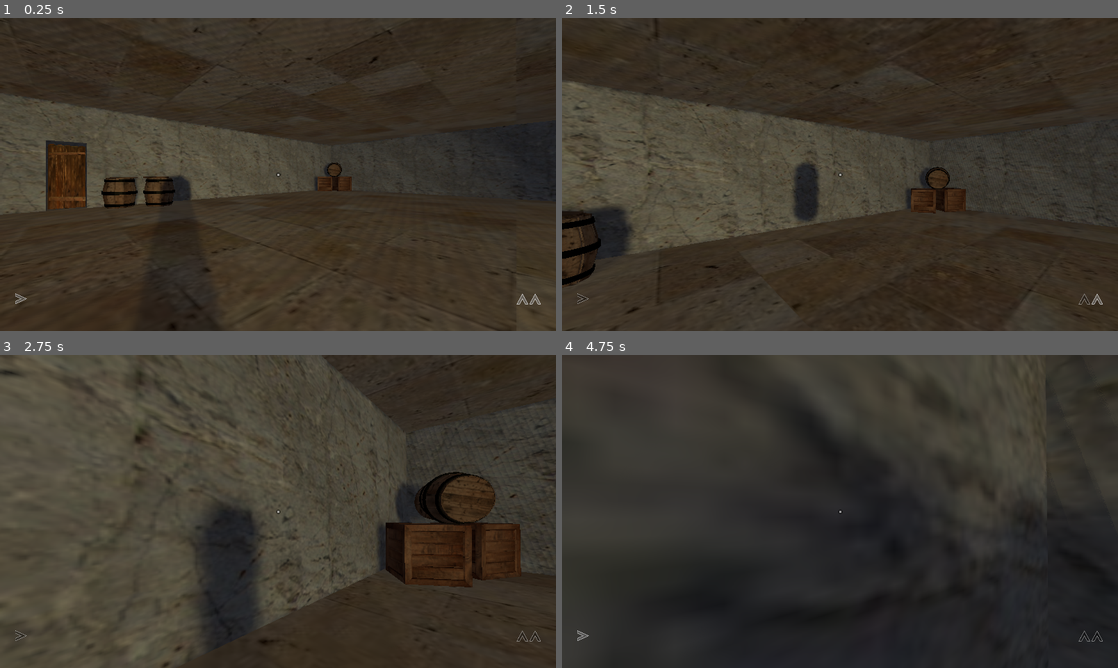
Above: before the commit, frames 1-4 (two rows, left to right).
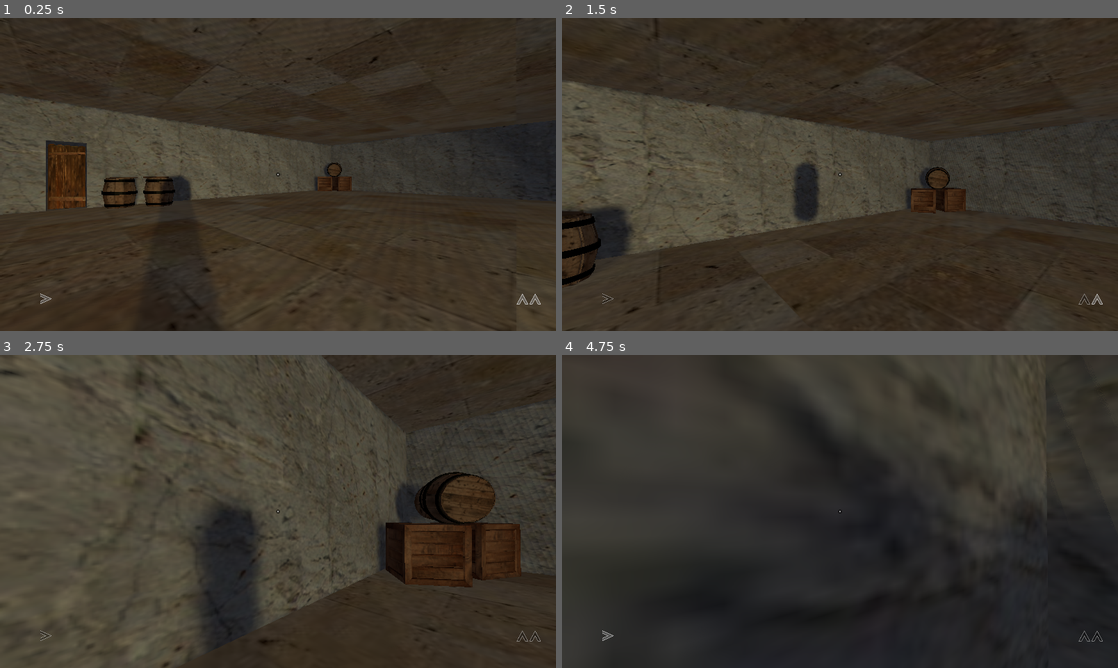
Above: after the commit, the same moments.

Repository: BautistaDiSanto/Godot-FPS-Tests
Game: Godot game, scene res://FPS test.tscn
Same seed, same stepped clock (60 frames per second), same inputs: the game is played once before the commit and once after it.
Inputs (mouse positions are in pixels of both pictures, inside the frame that each line leads up to):
- Up to frame 1 (0.25 s): no input
- Up to frame 2 (1.5 s): tap Enter at 0.5 s; move the mouse to (867, 174) at 0.52 s; hold W (move_forward) from 0.53 s (still down); tap Shift (dash) at 0.6 s; tap Space (jump) at 0.77 s; move the mouse to (812, 174) at 1.27 s; tap E (interact) at 1.35 s
- Up to frame 3 (2.75 s): keep holding W (move_forward); tap Space (jump) at 1.52 s; move the mouse to (289, 505) at 2.02 s; tap Shift (dash) at 2.1 s
- Up to frame 4 (4.75 s): keep holding W (move_forward); move the mouse to (834, 517) at 2.77 s; tap E (interact) at 2.85, 4.35 s; tap Space (jump) at 3.02, 3.77, 4.52 s; move the mouse to (878, 514) at 3.52 s; tap Shift (dash) at 3.6 s; move the mouse to (795, 508) at 4.27 s

The runs differ from the first frame. In frame 1, less than 0.1% of the frame differs, in the area x 2-51%, y 49-92%; in frame 2, less than 0.1%; in frame 3, less than 0.1%; in frame 4, less than 0.1%.

Commit message:
add smoke to mushroom

Diff:
--- a/Levels/00-test-level.tscn
+++ b/Levels/00-test-level.tscn
@@ -6,7 +6,7 @@
 [ext_resource path="res://scenes/barrel01.tscn" type="PackedScene" id=4]
 [ext_resource path="res://scenes/box01.tscn" type="PackedScene" id=5]
 [ext_resource path="res://scenes/Wall02.tscn" type="PackedScene" id=6]
-[ext_resource path="res://scenes/mushroom.tscn" type="PackedScene" id=7]
+[ext_resource path="res://Mushrooms.tscn" type="PackedScene" id=7]
 
 [node name="test_level" type="Spatial"]
 
@@ -101,27 +101,10 @@
 shadow_enabled = true
 spot_range = 100.0
 
-[node name="Mushrooms" type="Spatial" parent="."]
-transform = Transform( 1, 0, 0, 0, 1, 0, 0, 0, 1, -17.6944, 0.0225497, -1.3597 )
+[node name="Mushrooms" parent="." instance=ExtResource( 7 )]
 
-[node name="mushroom" parent="Mushrooms" instance=ExtResource( 7 )]
-
-[node name="mushroom2" parent="Mushrooms" instance=ExtResource( 7 )]
-transform = Transform( 0.414251, 0.068876, 0, -0.0803554, 0.483293, 0, 0, 0, 0.479929, 1.83477, -0.089285, 0.566498 )
-
-[node name="mushroom3" parent="Mushrooms" instance=ExtResource( 7 )]
-transform = Transform( 0.206342, 0.0343078, 0, -0.0766854, 0.461221, 0.0821025, 0.0216418, -0.130164, 0.235646, -0.968603, -0.181696, -1.53249 )
-
-[node name="Mushrooms2" type="Spatial" parent="."]
-transform = Transform( -0.695467, 0, 0.18635, 0, 0.8, 0, -0.18635, 0, -0.695467, 37.9334, 0.0225497, -36.7509 )
-
-[node name="mushroom" parent="Mushrooms2" instance=ExtResource( 7 )]
-
-[node name="mushroom2" parent="Mushrooms2" instance=ExtResource( 7 )]
-transform = Transform( 0.408701, 0.0679532, -0.0299956, -0.0803554, 0.483293, 0, -0.0207126, -0.0034438, 0.487967, 1.83477, -0.089285, 0.566502 )
-
-[node name="mushroom3" parent="Mushrooms2" instance=ExtResource( 7 )]
-transform = Transform( 0.188218, 0.0490006, -0.031193, -0.0766854, 0.461221, 0.0821025, 0.00547923, -0.137595, 0.244004, -0.968609, -0.181696, -1.53249 )
+[node name="Mushrooms2" parent="." instance=ExtResource( 7 )]
+transform = Transform( -0.984353, 0, 0.176209, 0, 1, 0, -0.176209, 0, -0.984353, 37.6102, 0.0450994, -36.4863 )
 
 [node name="barrels" type="Spatial" parent="."]
 transform = Transform( 0.999318, 0, -0.0369228, 0, 1, 0, 0.0369228, 0, 0.999318, 17.8526, 0, -24.1838 )
--- /dev/null
+++ b/Mushrooms.gd
@@ -0,0 +1,34 @@
+extends Area
+
+var playerOnArea
+var poisonInterval = 1
+var currentDamage = 0
+var canTakeDamage = false
+# Called when the node enters the scene tree for the first time.
+func _ready():
+	pass # Replace with function body.
+
+# Called every frame. 'delta' is the elapsed time since the previous frame.
+func _process(delta):
+	if playerOnArea and canTakeDamage:
+		canTakeDamage = false
+		damage_player()
+	pass
+
+
+func _on_Mushrooms_body_entered(body):
+	if body.is_in_group("Player"):
+		playerOnArea = true
+		canTakeDamage = true
+	pass
+
+func _on_Mushrooms_body_exited(body):
+	if body.is_in_group("Player"):
+		playerOnArea = false
+	pass
+
+func damage_player():
+	currentDamage += 25
+	yield(get_tree().create_timer(poisonInterval), "timeout")
+	canTakeDamage = true
+	print("damage", currentDamage)
--- /dev/null
+++ b/Mushrooms.tscn
@@ -0,0 +1,88 @@
+[gd_scene load_steps=12 format=2]
+
+[ext_resource path="res://scenes/mushroom.tscn" type="PackedScene" id=1]
+[ext_resource path="res://Mushrooms.gd" type="Script" id=2]
+[ext_resource path="res://Textures/SmokeTexture.png" type="Texture" id=3]
+
+[sub_resource type="SphereShape" id=1]
+radius = 4.37898
+
+[sub_resource type="Gradient" id=6]
+offsets = PoolRealArray( 0.00775194, 0.341085, 0.70155, 1 )
+colors = PoolColorArray( 0.0431373, 0.0666667, 0.0352941, 0.509804, 0.0492279, 0.0585938, 0.0482941, 0.392157, 0.0496849, 0.0598756, 0.0488262, 0.392157, 0.054902, 0.0745098, 0.054902, 0.160784 )
+
+[sub_resource type="GradientTexture" id=7]
+gradient = SubResource( 6 )
+
+[sub_resource type="Curve" id=8]
+_data = [ Vector2( 0, 0.405682 ), 0.0, 0.0561438, 0, 0, Vector2( 0.224199, 0.632955 ), 2.02861, 2.02861, 0, 0, Vector2( 1, 1 ), 0.0, 0.0, 0, 0 ]
+
+[sub_resource type="CurveTexture" id=9]
+curve = SubResource( 8 )
+
+[sub_resource type="ParticlesMaterial" id=10]
+emission_shape = 1
+emission_sphere_radius = 2.0
+direction = Vector3( 0, 1, 0 )
+spread = 0.0
+gravity = Vector3( 0, 0, 0 )
+initial_velocity = 1.0
+initial_velocity_random = 0.2
+angular_velocity = 40.0
+angular_velocity_random = 1.0
+linear_accel = 2.0
+linear_accel_random = 1.0
+radial_accel = 0.2
+radial_accel_random = 1.0
+angle = 360.0
+angle_random = 1.0
+scale = 3.0
+scale_random = 0.4
+scale_curve = SubResource( 9 )
+color_ramp = SubResource( 7 )
+anim_speed = 1.0
+anim_offset = 1.0
+anim_offset_random = 1.0
+
+[sub_resource type="SpatialMaterial" id=5]
+flags_transparent = true
+flags_unshaded = true
+vertex_color_use_as_albedo = true
+params_billboard_mode = 3
+particles_anim_h_frames = 1
+particles_anim_v_frames = 1
+particles_anim_loop = false
+albedo_texture = ExtResource( 3 )
+
+[sub_resource type="QuadMesh" id=11]
+material = SubResource( 5 )
+
+[node name="Mushrooms" type="Area"]
+transform = Transform( 1, 0, 0, 0, 1, 0, 0, 0, 1, -17.6944, 0.0225497, -1.3597 )
+script = ExtResource( 2 )
+
+[node name="mushroom3" parent="." instance=ExtResource( 1 )]
+transform = Transform( 0.206342, 0.0343078, 0, -0.0766854, 0.461221, 0.0821025, 0.0216418, -0.130164, 0.235646, -0.968603, -0.181696, -1.53249 )
+
+[node name="mushroom" parent="." instance=ExtResource( 1 )]
+
+[node name="mushroom2" parent="." instance=ExtResource( 1 )]
+transform = Transform( 0.414251, 0.068876, 0, -0.0803554, 0.483293, 0, 0, 0, 0.479929, 1.83477, -0.089285, 0.566498 )
+
+[node name="CollisionShape" type="CollisionShape" parent="."]
+transform = Transform( 1, 0, 0, 0, 1, 0, 0, 0, 1, 0, 3.06221, 0 )
+shape = SubResource( 1 )
+
+[node name="Particles" type="Particles" parent="CollisionShape"]
+transform = Transform( 1, 0, 0, 0, 1, 0, 0, 0, 1, 0.116774, -1.20241, -0.290803 )
+amount = 40
+lifetime = 1.2
+speed_scale = 0.4
+randomness = 1.0
+local_coords = false
+draw_order = 2
+process_material = SubResource( 10 )
+draw_pass_1 = SubResource( 11 )
+
+[connection signal="body_entered" from="." to="." method="_on_Mushrooms_body_entered"]
+[connection signal="body_exited" from="." to="." method="_on_Mushrooms_body_exited"]
--- a/scenes/InGameUI.tscn
+++ b/scenes/InGameUI.tscn
@@ -26,10 +26,10 @@
 theme = SubResource( 3 )
 
 [node name="DashIcon" type="TextureProgress" parent="Control"]
-margin_left = 50.0
-margin_top = 950.0
-margin_right = 91.0
-margin_bottom = 1080.0
+anchor_top = 1.0
+anchor_bottom = 1.0
+margin_left = 136.0
+margin_top = -130.0
 value = 100.0
 texture_over = ExtResource( 3 )
 texture_progress = ExtResource( 4 )
--- a/scenes/mushroom.tscn
+++ b/scenes/mushroom.tscn
@@ -1,16 +1,12 @@
-[gd_scene load_steps=6 format=2]
+[gd_scene load_steps=4 format=2]
 
 [ext_resource path="res://assets/mushroom.gltf" type="PackedScene" id=1]
-[ext_resource path="res://scripts/MushroonPoison.gd" type="Script" id=2]
 
 [sub_resource type="ConcavePolygonShape" id=1]
 data = PoolVector3Array( 0, 0.0796, -1.124, 0.3827, 1, -0.9239, 0, 1, -1, 0, 0.0796, -1.124, 0.4406, 0.0796, -1.0384, 0 …(5432 unchanged characters)…
 
 [sub_resource type="ConcavePolygonShape" id=2]
 data = PoolVector3Array( 0, -0.1551, -0.3528, 0.1515, -0.1551, -0.326, 0, -0.0331, 0, 0.1515, -0.1551, -0.326, 0.28, -0 …(6112 unchanged characters)…
-
-[sub_resource type="SphereShape" id=3]
-radius = 3.7114
 
 [node name="mushroom" instance=ExtResource( 1 )]
 
@@ -23,13 +19,3 @@
 
 [node name="CollisionShape" type="CollisionShape" parent="Cone/StaticBody" index="0"]
 shape = SubResource( 2 )
-
-[node name="MushroonPoison" type="Area" parent="." index="2"]
-script = ExtResource( 2 )
-
-[node name="CollisionShape" type="CollisionShape" parent="MushroonPoison" index="0"]
-transform = Transform( 1, 0, 0, 0, 1, 0, 0, 0, 1, 0, 3.41277, 0 )
-shape = SubResource( 3 )
-
-[connection signal="body_entered" from="MushroonPoison" to="MushroonPoison" method="_on_MushroonPoison_body_entered"]
-[connection signal="body_exited" from="MushroonPoison" to="MushroonPoison" method="_on_MushroonPoison_body_exited"]
Binary file added: Textures/SmokeTexture.png
Not shown, added: Textures/SmokeTexture.png.import
Binary file changed: assets 2d/Crossair Active.png
Binary file changed: assets 2d/Crossair Inactive.png
